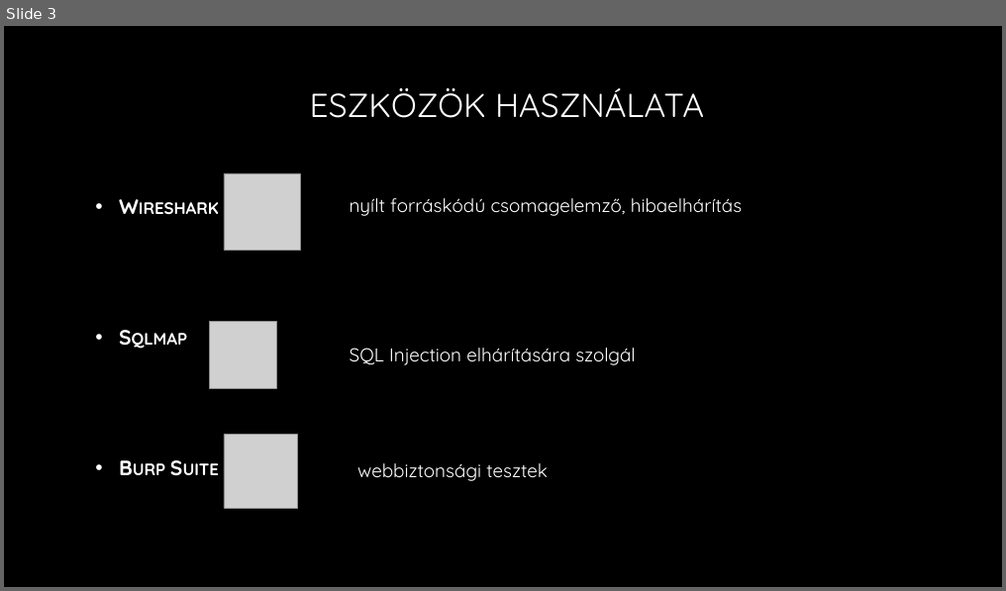
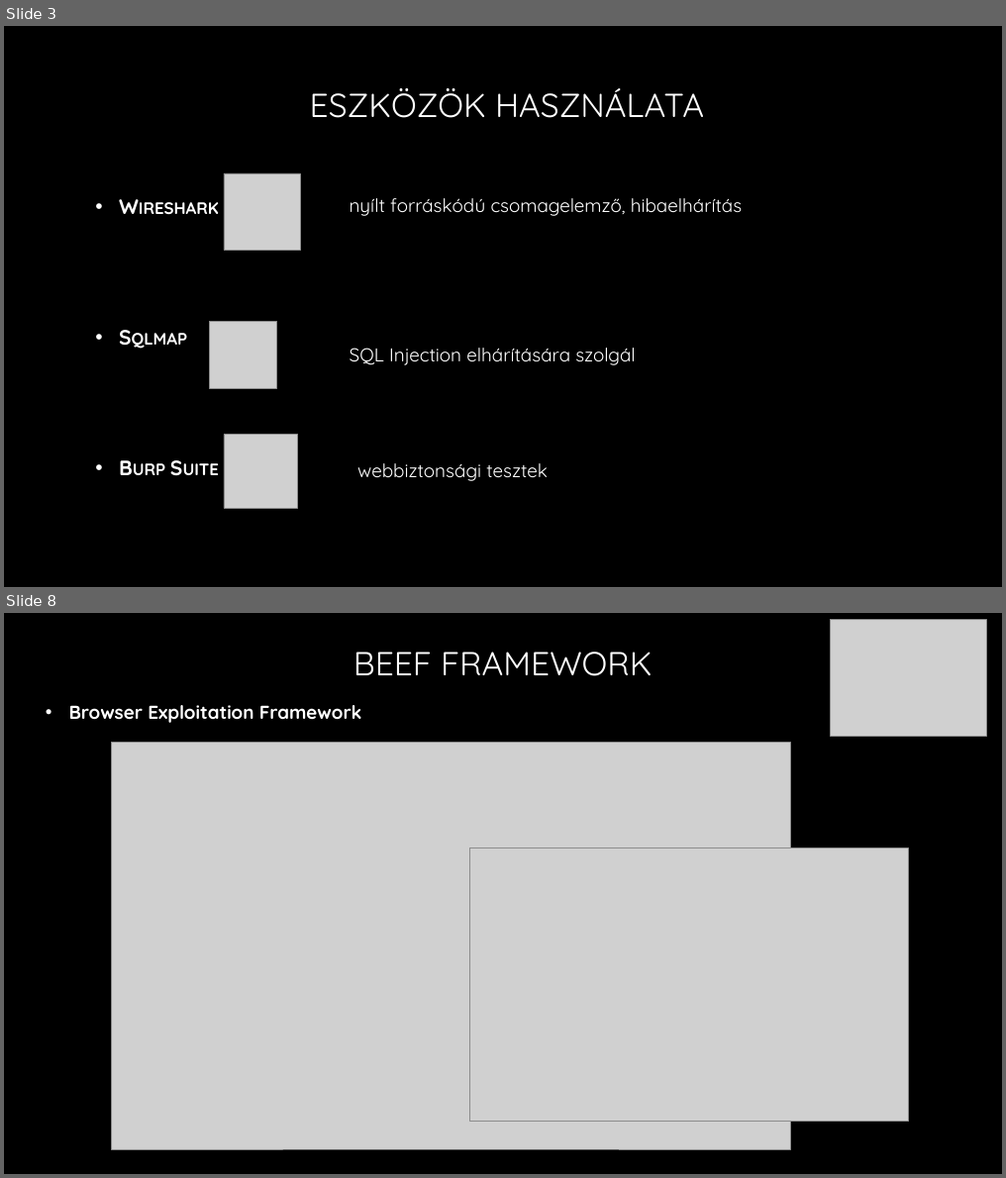
Before and after one commit to docziadrian/prezentacio, a slide deck: Etikus hackelés.pptx. Shown one above the other, each under a label of ours: slide 3 before the commit, slides 3 and 8 after it; the slides between them are not shown. The pictures are 1006x591 and 1006x1178 pixels, drawn with LibreOffice and Linux fonts; fonts in the diff are those of the drawing; grey boxes stand for pictures; background and template pictures are left out. Boxes give left, top, right and bottom in pixels: in the first picture for what was removed or moved away, otherwise in the second. Text is boxed around its words. In the diff, an @@ line names an element or a change of style, - is before the commit and + after.

Commit message:
Payloadok, beef, bruteforce, wordlist-attack.

```diff
--- a/Etikus hackelés.pptx
+++ b/Etikus hackelés.pptx
@@ slide 8 added at (4, 613, 1002, 1174), background picture (left out) @@
@@ picture added at (831, 620, 986, 736) @@
@@ title added at (353, 652, 651, 676), 32 pt, text gradient #FFFFFF to #A6A6A6 @@
+BEEF FRAMEWORK
@@ text added at (69, 705, 362, 723), 18 pt, text #FFFFFF, bold @@
+• Browser Exploitation Framework
@@ picture added at (111, 743, 791, 1150) @@
@@ picture added at (469, 849, 908, 1122) @@
```
Also in this commit, not shown: 2 slides changed, 7 other slides added, 3 slides removed.
